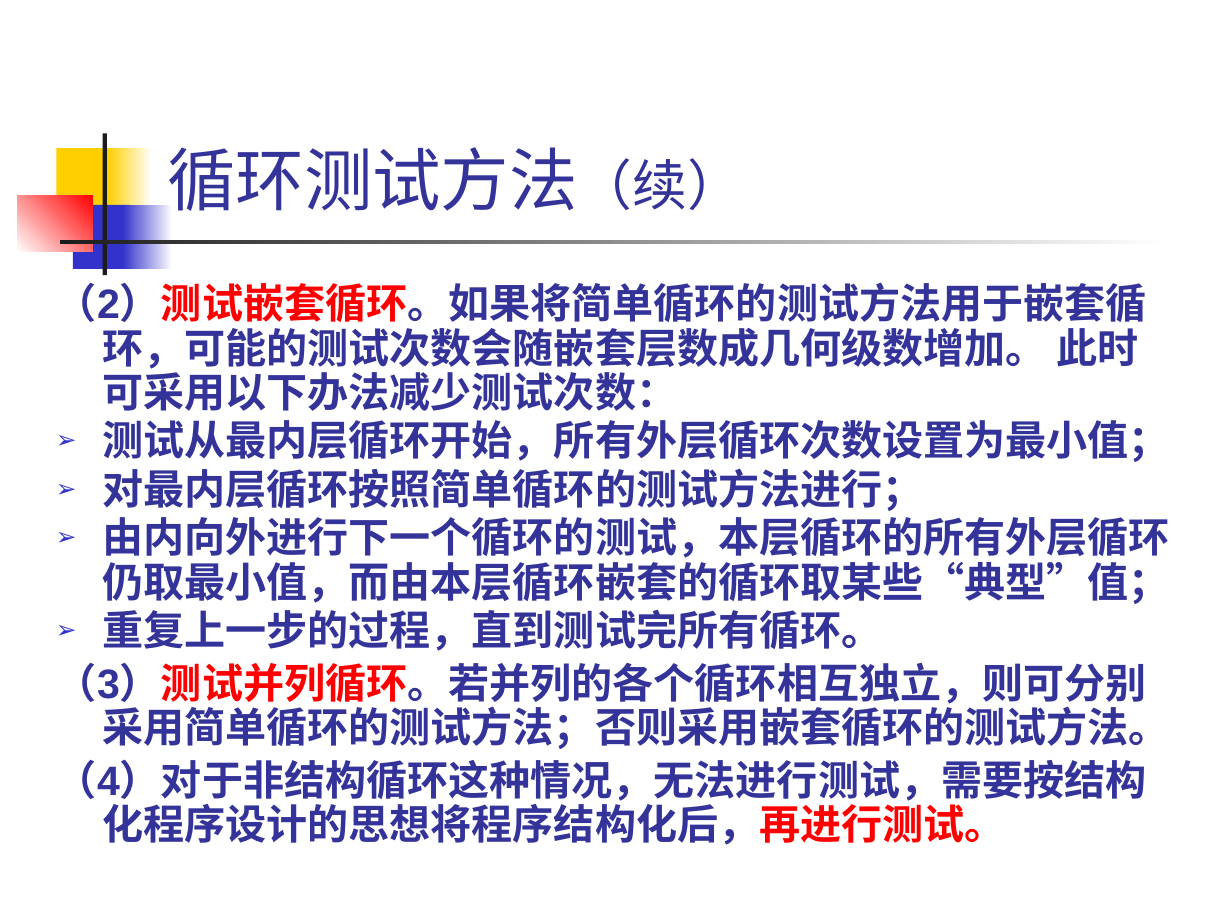
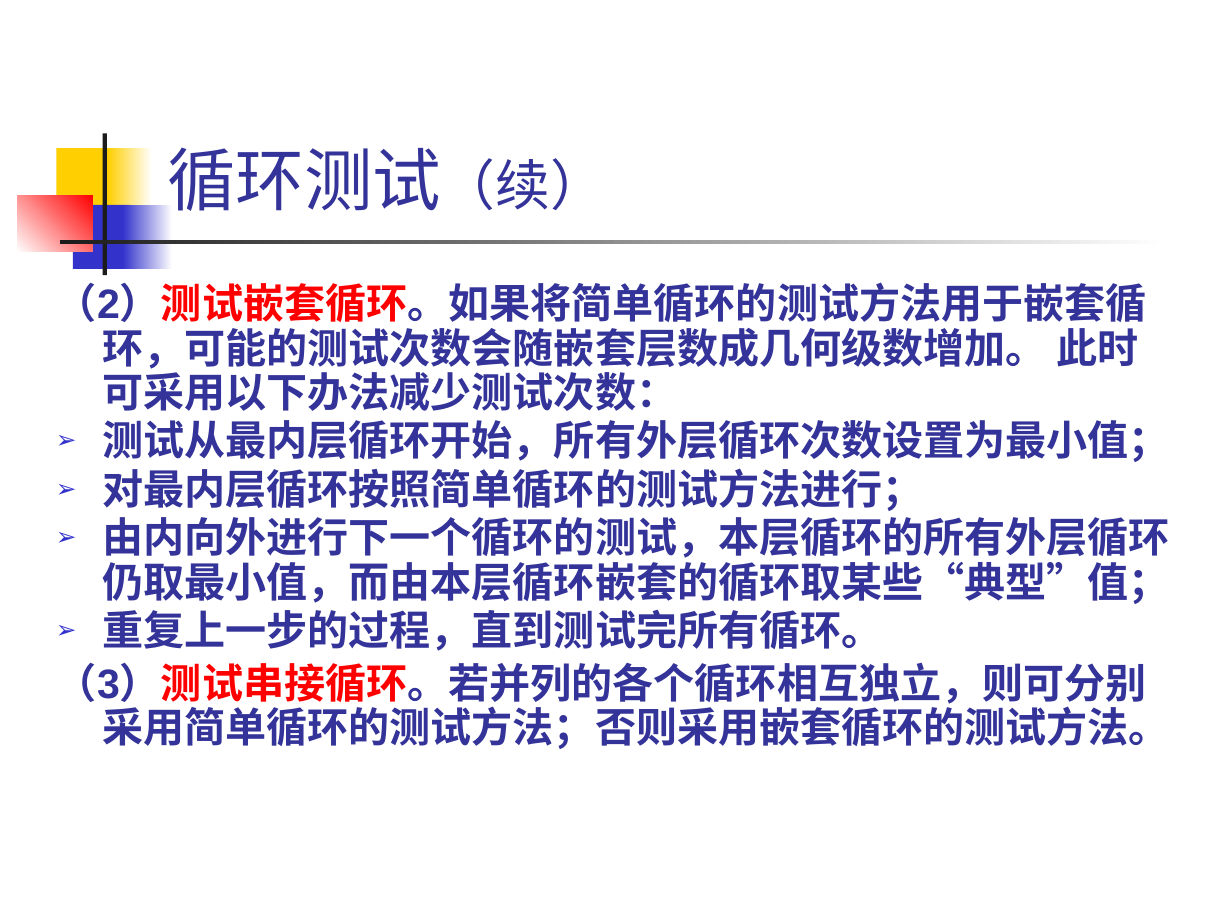
Before and after one commit to 1-518/Three-Kindoms, a slide deck: slide 39 of 白盒黑盒/白盒测试技术/白盒测试技术.pptx (slide 37 before the commit). Drawn at 1232x924 pixels with LibreOffice and Linux fonts; fonts in the diff are those of the drawing. Boxes give left, top, right and bottom in pixels: in the first picture for what was removed or moved away, otherwise in the second. Text is boxed around its words. In the diff, an @@ line names an element or a change of style, - is before the commit and + after.

Commit message:
update

```diff
--- a/白盒黑盒/白盒测试技术/白盒测试技术.pptx
+++ b/白盒黑盒/白盒测试技术/白盒测试技术.pptx
@@ title at bbox=[167, 147, 605, 211]: text changed @@
-循环测试方法（续）
+循环测试（续）
@@ text at bbox=[56, 662, 1170, 749]: text changed @@
-（3）测试并列循环。若并列的各个循环相互独立，则可分别采用简单循环的测试方法；否则采用嵌套循环的测试方法。
-（4）对于非结构循环这种情况，无法进行测试，需要按结构化程序设计的思想将程序结构化后，再进行测试。
+（3）测试串接循环。若并列的各个循环相互独立，则可分别采用简单循环的测试方法；否则采用嵌套循环的测试方法。
```
Also in this commit, not shown: 8 other slides changed, 2 slides added, 1 slide removed.
